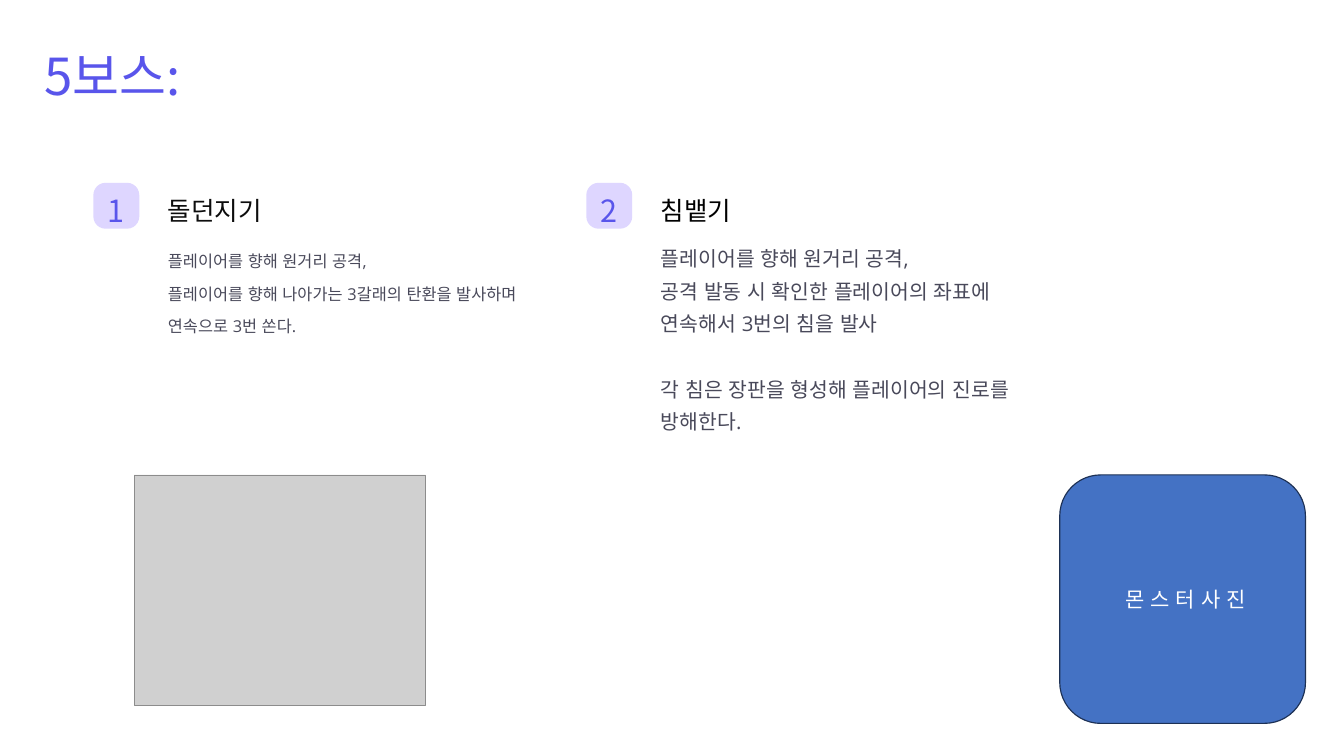
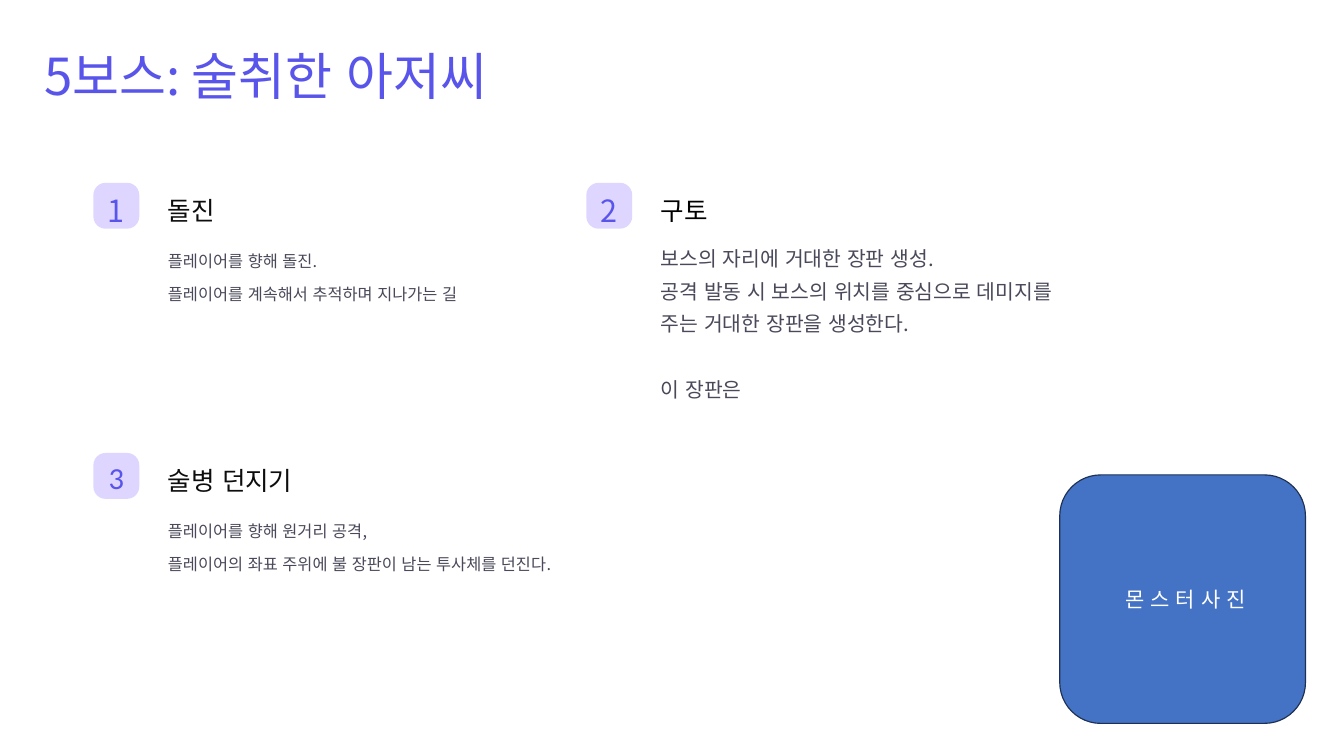
Before and after one commit to sms3072/wepatens, a slide deck: slide 6 of contents/동물서바이벌/보스 컨셉_패턴용.pptx. Drawn at 1344x756 pixels with LibreOffice and Linux fonts; fonts in the diff are those of the drawing; grey boxes stand for pictures. Boxes give left, top, right and bottom in pixels: in the first picture for what was removed or moved away, otherwise in the second. Text is boxed around its words. In the diff, an @@ line names an element or a change of style, - is before the commit and + after.

```diff
--- a/contents/동물서바이벌/보스 컨셉_패턴용.pptx
+++ b/contents/동물서바이벌/보스 컨셉_패턴용.pptx
@@ text at [44,53,488,99]: text changed @@
-5보스:
+5보스: 술취한 아저씨
@@ text at [168,199,215,222]: text changed; font Noto Sans CJK KR to Calibri @@
-돌던지기
+돌진
@@ text at [661,200,708,222]: text changed @@
-침뱉기
+구토
@@ text at [168,253,457,302]: text changed; font Open Sans to Noto Sans CJK KR @@
-플레이어를 향해 원거리 공격,
-플레이어를 향해 나아가는 3갈래의 탄환을 발사하며 연속으로 3번 쏜다.
+플레이어를 향해 돌진.
+플레이어를 계속해서 추적하며 지나가는 길
@@ text at [661,249,1052,399]: text changed; font Open Sans to Noto Sans CJK KR @@
-플레이어를 향해 원거리 공격,
-공격 발동 시 확인한 플레이어의 좌표에 연속해서 3번의 침을 발사
-각 침은 장판을 형성해 플레이어의 진로를 방해한다.
+보스의 자리에 거대한 장판 생성.
+공격 발동 시 보스의 위치를 중심으로 데미지를 주는 거대한 장판을 생성한다.
+이 장판은
@@ rounded rectangle added at [93,453,139,499], fill #DED6FF @@
@@ text added at [109,469,124,489], 26.2 pt, text #5955EB @@
+3
@@ picture removed at [134,475,426,706] @@
@@ text added at [168,469,292,492], 21.9 pt, text #0D0D0D @@
+술병 던지기
@@ text added at [168,523,551,572], 14 pt, text #49495A @@
+플레이어를 향해 원거리 공격,
+플레이어의 좌표 주위에 불 장판이 남는 투사체를 던진다.
```
Also in this commit, not shown: 20 other slides changed, 16 other files.
